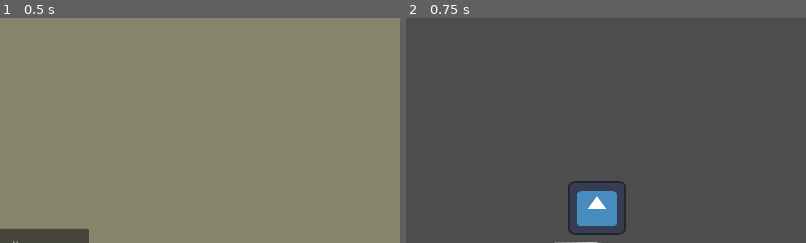
Above: before the commit, frames 1-2 (left to right).
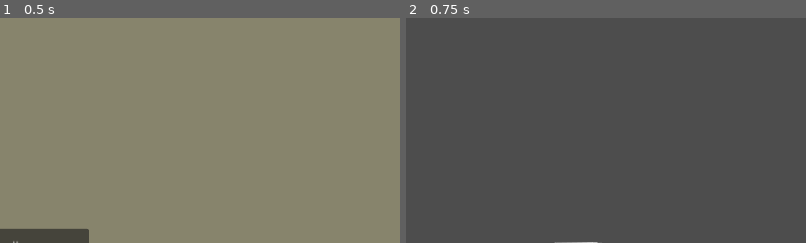
Above: after the commit, the same moments.

Repository: igorzasty2/wzimongus
Game: Godot game, scene res://scenes/ui/lobby_menu/lobby_menu.tscn
Same seed, same stepped clock (60 frames per second), same inputs: the game is played once before the commit and once after it. This scene is started directly instead of the project's main scene. The engine's default icon, where the game draws it, is replaced by a stand-in: a white triangle on a blue panel in a dark square.
Inputs:
- Up to frame 1 (0.5 s): no input
- Up to frame 2 (0.75 s): click "Rozpocznij grę" at 0.5 s
The pictures show only the part of the screen within x 50-100%, y 33-83%; the shares and areas given below are measured in that part.

Frame 1 is identical in both runs. In frame 2, 2.0% of the frame differs, in the area x 40-55%, y 72-97%.

Commit message:
Add disabling of the task after it's done

Diff:
--- a/globals/task_manager/task_manager.gd
+++ b/globals/task_manager/task_manager.gd
@@ -21,9 +21,11 @@
 func mark_task_as_complete_player():
 	# Usuwa zadanie z listy zadań bieżącego gracza.
 	var player_id = multiplayer.get_unique_id()
+	tasks_player[current_task_id].disable_task()
 	tasks_player.erase(current_task_id)
 
 	mark_task_as_complete_server.rpc_id(1, player_id, current_task_id)
+	current_task_id = null
 
 
 # Usuwa task z serwerowego słownika tasków.
@@ -80,9 +82,3 @@
 		var task = get_node(tasks[i].get_path())
 		task.enable_task(i)
 		tasks_player[i] = task
-
-
-func _input(event):
-	if event.is_action_pressed("interact"):
-		if TaskManager.current_task_id != null:
-			get_tree().change_scene_to_packed(tasks_player[current_task_id].minigame_scene)
--- a/scenes/map/map.gd
+++ b/scenes/map/map.gd
@@ -16,10 +16,10 @@
 
 		# Losuje taski wszystkim graczom
 		TaskManager.assign_tasks_server(1)
-	var interaction_points = get_tree().get_nodes_in_group("interaction_points")
-	for i in interaction_points:
-		i.character_entered.connect(_on_interaction_point_character_entered)
-		i.character_exited.connect(_on_interaction_point_character_exited)
+#	var interaction_points = get_tree().get_nodes_in_group("interaction_points")
+#	for i in interaction_points:
+#		i.character_entered.connect(_on_interaction_point_character_entered)
+#		i.character_exited.connect(_on_interaction_point_character_exited)
 
 
 # Tworzy gracza w losowej pozycji na mapie.
@@ -43,11 +43,11 @@
 		$Players.get_node(str(id)).queue_free()
 
 
-func _on_interaction_point_character_entered(character, minigame):
-	if $Players.has_node(str(character.id)):
-		$Players.get_node(str(character.id)).show_use_button(character.id, minigame)
-
-
-func _on_interaction_point_character_exited(character):
-	if $Players.has_node(str(character.id)):
-		$Players.get_node(str(character.id)).hide_use_button(character.id)
+#func _on_interaction_point_character_entered(character, minigame):
+#	if $Players.has_node(str(character.id)):
+#		$Players.get_node(str(character.id)).show_use_button(character.id, minigame)
+#
+#
+#func _on_interaction_point_character_exited(character):
+#	if $Players.has_node(str(character.id)):
+#		$Players.get_node(str(character.id)).hide_use_button(character.id)
--- a/scenes/map/map.tscn
+++ b/scenes/map/map.tscn
@@ -1,15 +1,13 @@
-[gd_scene load_steps=9 format=3 uid="uid://cal1k7y5focn4"]
+[gd_scene load_steps=11 format=3 uid="uid://cal1k7y5focn4"]
 
 [ext_resource type="Script" path="res://scenes/map/map.gd" id="1_xvngj"]
 [ext_resource type="PackedScene" uid="uid://sx7ejcssw0xi" path="res://scenes/player/player.tscn" id="2_0ktid"]
-[ext_resource type="PackedScene" uid="uid://1jgb32vu3lvr" path="res://scenes/map/scenes/interaction_points/interaction_point.tscn" id="3_1ao7y"]
 [ext_resource type="PackedScene" uid="uid://cxdyrnlbs0811" path="res://scenes/task_button/task_button.tscn" id="3_e0rk4"]
 [ext_resource type="PackedScene" uid="uid://buspc3xb5jkoq" path="res://scenes/minigames/fill_formulas/fill_formulas.tscn" id="4_6s3my"]
 [ext_resource type="Texture2D" uid="uid://dj1dqmbh77gan" path="res://scenes/task_button/assets/wifi.png" id="4_wgy3w"]
-[ext_resource type="PackedScene" uid="uid://cqjrgcofdp21m" path="res://scenes/minigames/reactor_memory_answer/reactor_memory_answer.tscn" id="5_u6l5w"]
-[ext_resource type="Texture2D" uid="uid://c8p4e7u58fy7n" path="res://icon.svg" id="6_slh3o"]
 [ext_resource type="PackedScene" uid="uid://cqjrgcofdp21m" path="res://scenes/minigames/reactor_memory_answer/reactor_memory_answer.tscn" id="5_pwcjb"]
 [ext_resource type="Texture2D" uid="uid://dl74edcckhnd" path="res://scenes/player/assets/use_button/use1.png" id="6_ax5vx"]
+[ext_resource type="Texture2D" uid="uid://c8p4e7u58fy7n" path="res://icon.svg" id="6_slh3o"]
 [ext_resource type="Texture2D" uid="uid://cb3uggck81vll" path="res://scenes/player/assets/use_button/use3.png" id="7_vye6l"]
 [ext_resource type="Texture2D" uid="uid://donjo23ai4rn6" path="res://scenes/player/assets/use_button/use2.png" id="8_byjce"]
 
@@ -31,21 +29,12 @@
 [node name="TaskButton" parent="Tasks" instance=ExtResource("3_e0rk4")]
 position = Vector2(214, 208)
 sprite = ExtResource("4_wgy3w")
-minigame_scene = ExtResource("5_u6l5w")
+minigame_scene = ExtResource("5_pwcjb")
 
 [node name="TaskButton2" parent="Tasks" instance=ExtResource("3_e0rk4")]
 position = Vector2(650, 149)
 sprite = ExtResource("6_slh3o")
 minigame_scene = ExtResource("4_6s3my")
-
-[node name="interaction_point" parent="." instance=ExtResource("3_1ao7y")]
-[node name="interaction_point" parent="." groups=["interaction_points"] instance=ExtResource("3_1ao7y")]
-position = Vector2(275, 166)
-minigame = ExtResource("4_6s3my")
-
-[node name="interaction_point2" parent="." groups=["interaction_points"] instance=ExtResource("3_1ao7y")]
-position = Vector2(851, 183)
-minigame = ExtResource("5_pwcjb")
 
 [node name="Camera2D" type="Camera2D" parent="."]
 
--- a/scenes/player/player.gd
+++ b/scenes/player/player.gd
@@ -120,3 +120,4 @@
 	minigame_instance.queue_free()
 	minigame_container.visible = false
 	MultiplayerManager.set_input_state(true)
+	TaskManager.mark_task_as_complete_player()
--- a/scenes/task_button/task_button.gd
+++ b/scenes/task_button/task_button.gd
@@ -73,3 +73,5 @@
 #	body_exited.disconnect(_on_body_exited)
 	sprite_node.material.set_shader_parameter('line_color', _out_of_range_task_color)
 	sprite_node.material.set_shader_parameter('line_thickness', _disabled_line_thickness)
+#	task_id = null
+	disabled = true
